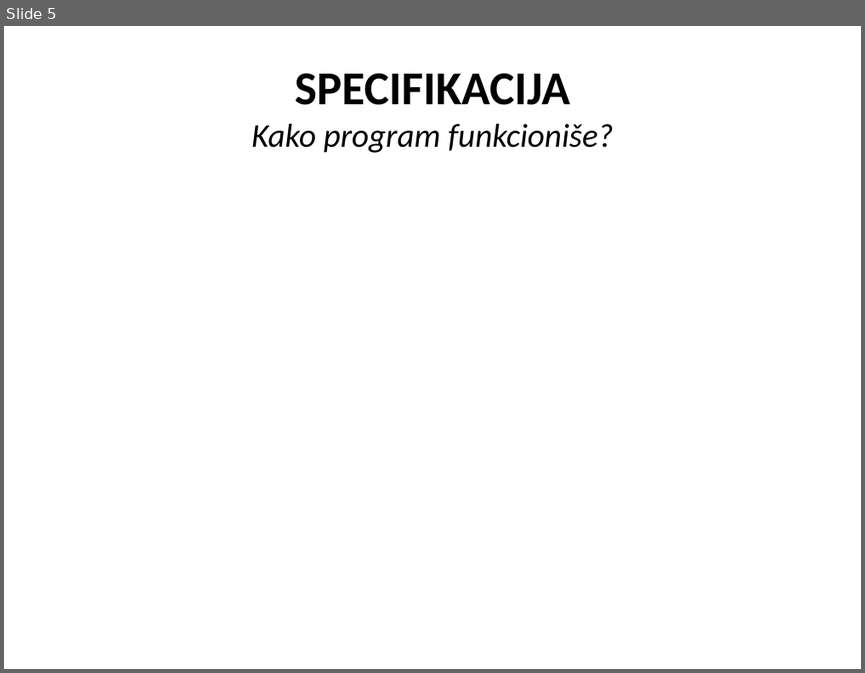
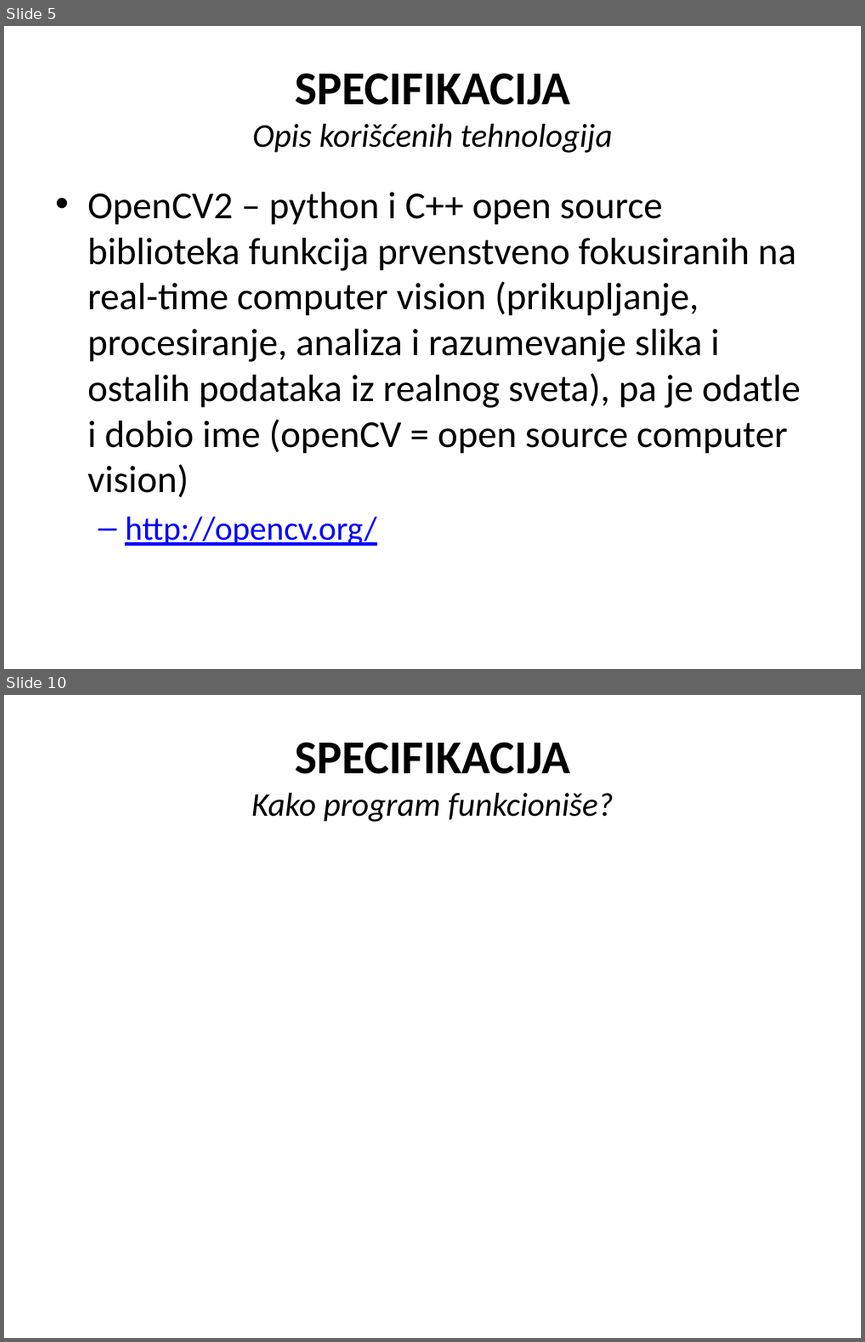
Before and after one commit to cLaki/UseTheForce, a slide deck: Upravljanje računarom na osnovu pokreta snimljenih web kamerom.pptx. Shown one above the other, each under a label of ours: slide 5 before the commit, slides 5 and 10 after it; the slides between them are not shown. The pictures are 865x673 and 865x1342 pixels, drawn with LibreOffice and Linux fonts; fonts in the diff are those of the drawing; grey boxes stand for pictures. Boxes give left, top, right and bottom in pixels: in the first picture for what was removed or moved away, otherwise in the second. Text is boxed around its words. In the diff, an @@ line names an element or a change of style, - is before the commit and + after.

```diff
--- a/Upravljanje računarom na osnovu pokreta snimljenih web kamerom.pptx
+++ b/Upravljanje računarom na osnovu pokreta snimljenih web kamerom.pptx
@@ slide 5 added at bbox=[4, 26, 861, 669], background #FFFFFF @@
@@ title added at bbox=[252, 73, 613, 153], 27.9 pt, text #000000, italic @@
+SPECIFIKACIJA
+Opis korišćenih tehnologija
@@ text added at bbox=[87, 192, 800, 545], 32 pt, text #000000 @@
+• OpenCV2 – python i C++ open source biblioteka funkcija prvenstveno fokusiranih na real-time computer vision (prikupljanje, procesiranje, analiza i razumevanje slika i ostalih podataka iz realnog sveta), pa je odatle i dobio ime (openCV = open source computer vision)
+  – http://opencv.org/
@@ what was slide 5 is now slide 10 @@
```
Also in this commit, not shown: 9 slides changed, 5 other slides added, 4 slides removed, 16 other files.
